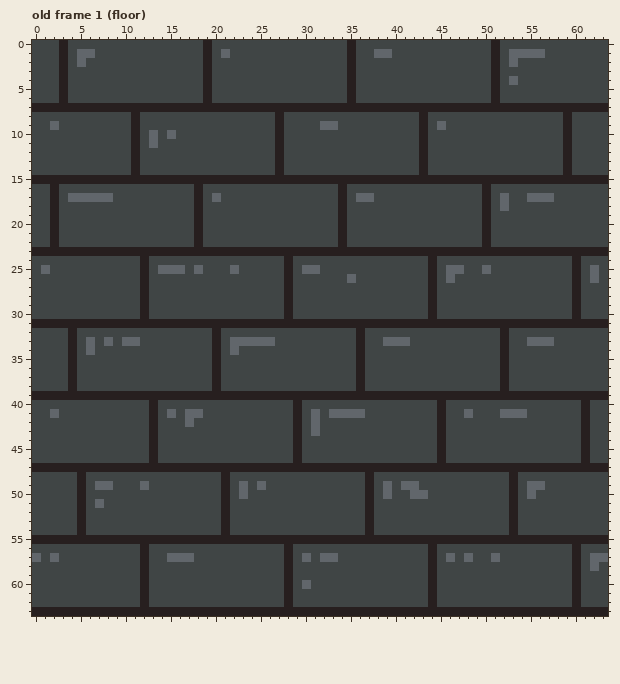
Two states of a pixel-art file, static/img/tiles/bricks.aseprite. The picture above is the old version.
64x64 pixels, 48 frames. Colours within 5 levels of each other are drawn and written as one. Shown: old frame 1 (floor). The commit also changed other frames, which this record leaves out.
Now the later version:
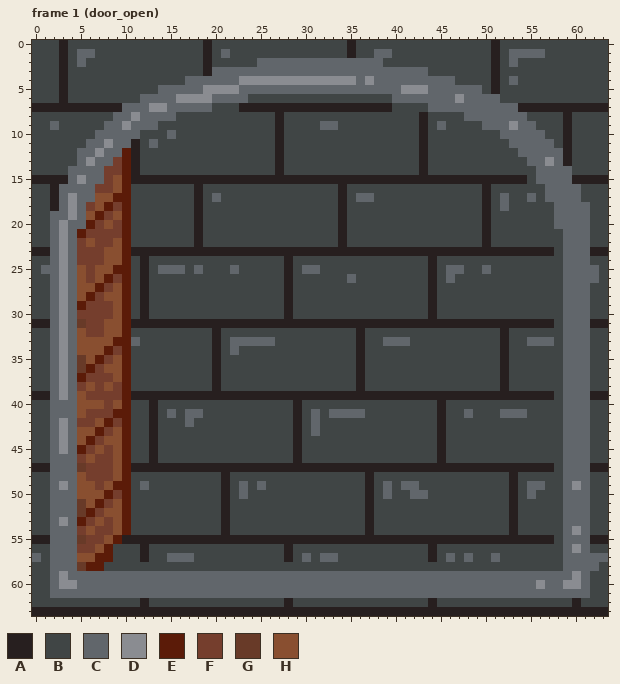
Palette (. is transparent): A #271f1f  B #404545  C #61666b  D #8a8c91  E #5b1b08  F #753e2d  G #683a28  H #894f30
A new or re-ordered frame is compared with the old frame closest to it.
From old to new:
frames 48 -> 50
layer "floor" added
Frame 1 (door_open) is new; against old frame 1 (floor), layer "tile":
y 2: x 25..38 BBBBBBBBBBABBB -> CCCCCCCCCCCCCC
y 3: x 20..43 BBBBBBBBBBBBBBBABBBBBBBB -> CCCCCCCCCCCCCCCCCCCCCCCC
y 4: x 17..46 BBABBBBBBBBBBBBBBBABBBBBBBBBBB -> CCCCCCDDDDDDDDDDDDDCDCCCCCCCCC
y 5: x 14..49 BBBBBABBBBBBBBBBBBBBBABBBBBBBBBBBBBB -> CCCCCDDDDCCCCCCCCCCCCCCCCCCDDDCCCCCC
y 6: x 12..23 BBBBBBBABBBB -> CCCCDDDDCCCC; x 35 A -> B; x 40..51 BBBBBBBBBBBA -> CCCCCCCDCCCC
y 7: x 10..22 AAAAAAAAAAAAA -> CCCDDCCCCCBBB; x 40..53 AAAAAAAAAAAAAA -> BBBBCCCCCCCCCC
y 8: x 9..15 BBABBBB -> CCDCCCC; x 48..54 BBBBBBB -> CCCCCCC
y 9: x 8..13 BBBABB -> CCDCCC; x 50..55 BBBBBB -> CCCDCC
y 10: x 7..11 BBBBA -> CCCCC; x 13 C -> B; x 52..56 BBBBB -> CCCCC
y 11: x 6..10 BBBBB -> CCDCC; x 53..57 BBBBB -> CCCCC
y 12: x 5..10 BBBBBB -> CCDCCE; x 54..58 BBBBB -> CCCCC
y 13: x 5..10 BBBBBB -> CDCCFE; x 55..58 BBBB -> CCDC
y 14: x 4..10 BBBBBBB -> CCCCFFE; x 56..59 BBBA -> CCCC
y 15: x 4..10 AAAAAAA -> CDCCFHE; x 55..59 AAAAA -> BCCCC
y 16: x 3..10 BBBBBBBB -> CCCCFFHE; x 57..60 BBBB -> CCCC
y 17: x 3..4 BC -> CD; x 7..10 CCBB -> HHEE; x 56 C -> B; x 58..60 BBB -> CCC
y 18: x 3..10 BBBBBBBB -> CDCFHEFE; x 58..61 BBBB -> CCCC
y 19: x 2..10 ABBBBBBBB -> CCDCHEFHE; x 58..61 BBBB -> CCCC
y 20: x 2..10 ABBBBBBBB -> CDCCEFHFE; x 58..61 BBBB -> CCCC
y 21: x 2..10 ABBBBBBBB -> CDCEFFFFE; x 59..61 BBB -> CCC
y 22: x 2..10 ABBBBBBBB -> CDCFHFFHE; x 59..61 BBB -> CCC
y 23: x 2..10 AAAAAAAAA -> CDCFFFHHE; x 58..61 AAAA -> BCCC
y 24: x 2..10 BBBBBBBBB -> CDCFFFHHE; x 59..61 BAB -> CCC
y 25: x 2..10 BBBBBBBBB -> CDCHFHHEE; x 59..61 BAB -> CCC
y 26: x 2..10 BBBBBBBBB -> CDCHFHEFE; x 59..61 BAB -> CCC
y 27: x 2..10 BBBBBBBBB -> CDCHHEFHE; x 59..61 BAB -> CCC
y 28: x 2..10 BBBBBBBBB -> CDCHEFHHE; x 59..61 BAB -> CCC
y 29: x 2..10 BBBBBBBBB -> CDCEFFFHE; x 59..61 BAB -> CCC
y 30: x 2..10 BBBBBBBBB -> CDCFFFFHE; x 59..61 BAB -> CCC
y 31: x 2..10 AAAAAAAAA -> CDCGFFHHE; x 58..61 AAAA -> BCCC
y 32: x 2..10 BBABBBBBB -> CDCHFFHHE; x 59..61 BBB -> CCC
y 33: x 2..10 BBABCBCBC -> CDCHHHHEE; x 59..61 BBB -> CCC
y 34: x 2..10 BBABCBBBB -> CDCHHHEFE; x 59..61 BBB -> CCC
y 35: x 2..10 BBABBBBBB -> CDCGHEFHE; x 59..61 BBB -> CCC
y 36: x 2..10 BBABBBBBB -> CDCGEFHHE; x 59..61 BBB -> CCC
y 37: x 2..10 BBABBBBBB -> CDCEFFFHE; x 59..61 BBB -> CCC
y 38: x 2..10 BBABBBBBB -> CDCFHFHFE; x 59..61 BBB -> CCC
y 39: x 2..10 AAAAAAAAA -> CDCHFFFFE; x 58..61 AAAA -> BCCC
y 40: x 2..10 BBBBBBBBB -> CCCHHHFHE; x 59..61 BBA -> CCC
y 41: x 3..10 BBBBBBBB -> CCHFFFEE; x 59..61 BBA -> CCC
y 42: x 2..10 BBBBBBBBB -> CDCFFHEFE; x 59..61 BBA -> CCC
y 43: x 2..10 BBBBBBBBB -> CDCHHEFHE; x 59..61 BBA -> CCC
y 44: x 2..10 BBBBBBBBB -> CDCHEFHHE; x 59..61 BBA -> CCC
y 45: x 2..10 BBBBBBBBB -> CDCEFHFHE; x 59..61 BBA -> CCC
y 46: x 2..10 BBBBBBBBB -> CCCFHFFHE; x 59..61 BBA -> CCC
y 47: x 2..10 AAAAAAAAA -> CCCGFFFHE; x 58..61 AAAA -> BCCC
y 48: x 2..10 BBBABBBBB -> CCCHFFFHE; x 59..61 BBB -> CCC
y 49: x 2..10 BBBABCCBB -> CDCHHFHEE; x 59..61 BBB -> CDC
y 50: x 2..10 BBBABBBBB -> CCCHHHEFE; x 59..61 BBB -> CCC
y 51: x 2..10 BBBABCBBB -> CCCGHEFHE; x 59..61 BBB -> CCC
y 52: x 2..10 BBBABBBBB -> CCCGEFHHE; x 59..61 BBB -> CCC
y 53: x 2..10 BBBABBBBB -> CDCEFHFHE; x 59..61 BBB -> CCC
y 54: x 2..10 BBBABBBBB -> CCCFHFFHE; x 59..61 BBB -> CDC
y 55: x 2..9 AAAAAAAA -> CCCGFFHE; x 58..61 AAAA -> BCCC
y 56: x 2..8 BBBBBBB -> CCCFFHE; x 59..61 BAB -> CDC
y 57: x 3..8 BBBBBB -> CCHHEE; x 59..61 BAB -> CCC
y 58: x 2..7 BBBBBB -> CCCGEE; x 12 A -> B; x 28 A -> B; x 44 A -> B; x 59..61 BAB -> CCC
y 59: x 2..61 BBBBBBBBBBABBBBBBBBBBBBBBBABBBBBBBBBBBBBBBABBBBBBBBBBBBBBBAB -> CDCCCCCCCCCCCCCCCCCCCCCCCCCCCCCCCCCCCCCCCCCCCCCCCCCCCCCCCCDC
y 60: x 2..29 BBBBBBBBBBABBBBBBBBBBBBBBBAB -> CDDCCCCCCCCCCCCCCCCCCCCCCCCC; x 31..61 BBBBBBBBBBBBBABBBBBBBBBBBBBBBAB -> CCCCCCCCCCCCCCCCCCCCCCCCCDCCDDC
y 61: x 2..61 BBBBBBBBBBABBBBBBBBBBBBBBBABBBBBBBBBBBBBBBABBBBBBBBBBBBBBBAB -> CCCCCCCCCCCCCCCCCCCCCCCCCCCCCCCCCCCCCCCCCCCCCCCCCCCCCCCCCCCC
Boxes around the changes in both pictures, in picture pixels (x1, y1, x2, y2):
changed: (50, 58, 590, 598)
